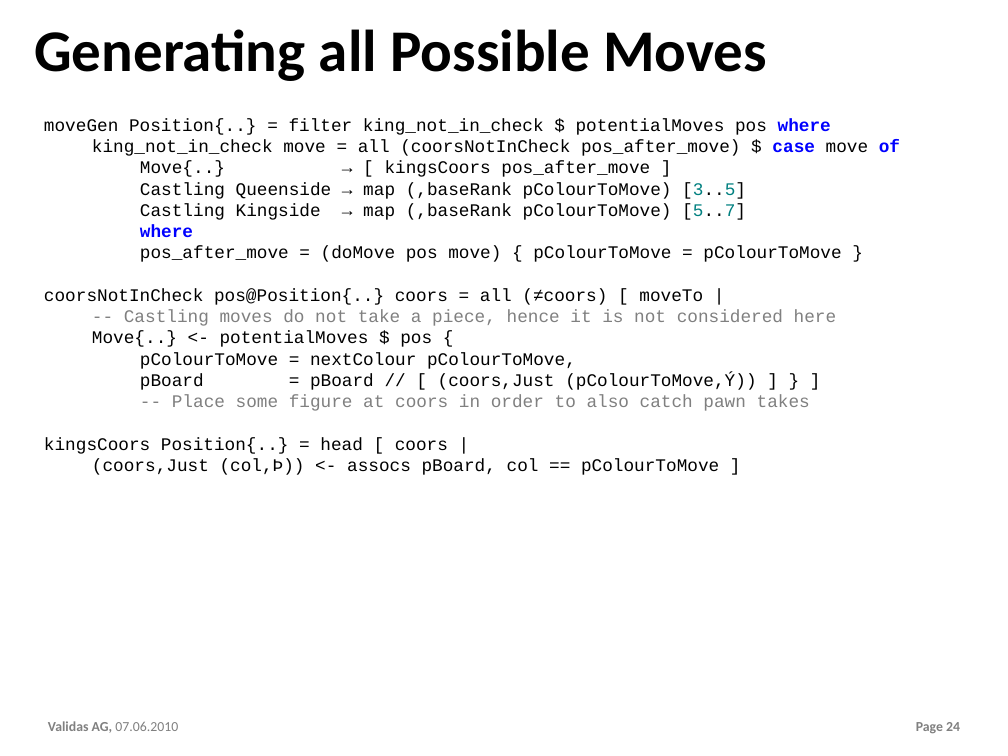
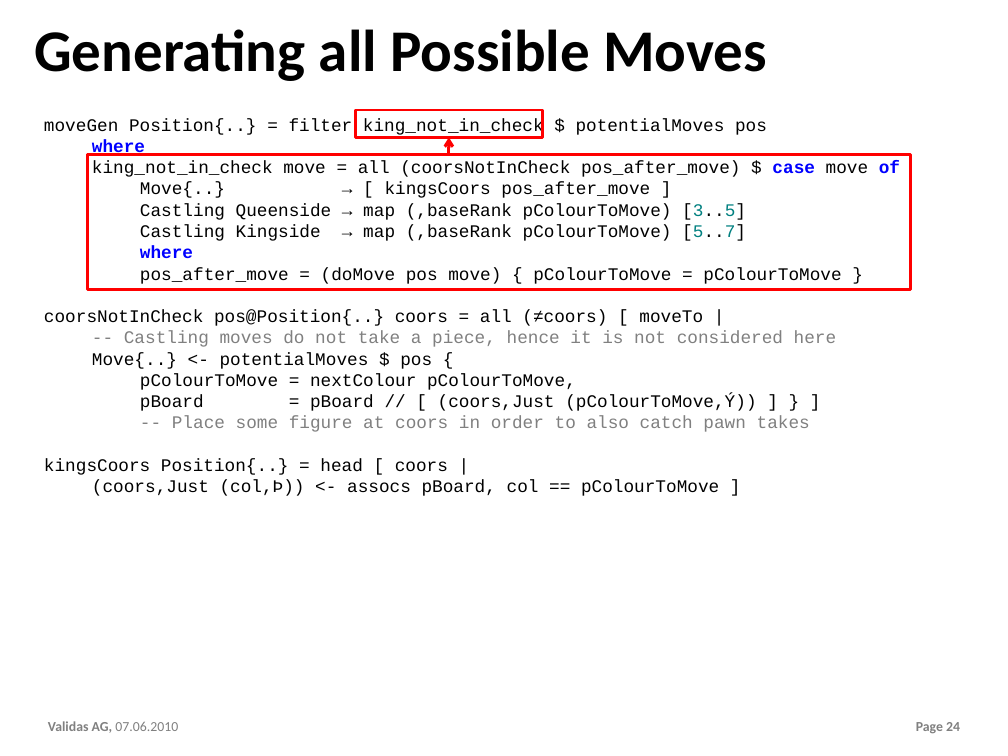
Before and after one commit to theoremprover/chess, a slide deck: slide 24 of ppt/Chess200.pptx. Drawn at 1008x756 pixels with LibreOffice and Linux fonts; fonts in the diff are those of the drawing; background and template pictures are left out. Boxes give left, top, right and bottom in pixels: in the first picture for what was removed or moved away, otherwise in the second. Text is boxed around its words. In the diff, an @@ line names an element or a change of style, - is before the commit and + after.

```diff
--- a/ppt/Chess200.pptx
+++ b/ppt/Chess200.pptx
@@ text at (x1=44, y1=118, x2=767, y2=158): text changed @@
-moveGen Position{..} = filter king_not_in_check $ potentialMoves pos where
+moveGen Position{..} = filter king_not_in_check $ potentialMoves pos
+where
@@ rectangle added at (x1=355, y1=110, x2=542, y2=138), outline #FF0000 3 pt @@
@@ arrow added from (449, 155) to (449, 138), #FF0000 3 pt @@
@@ rectangle added at (x1=87, y1=155, x2=911, y2=289), outline #FF0000 3 pt @@
```
Also in this commit, not shown: 13 other slides changed, 4 slides added, 3 other files.
